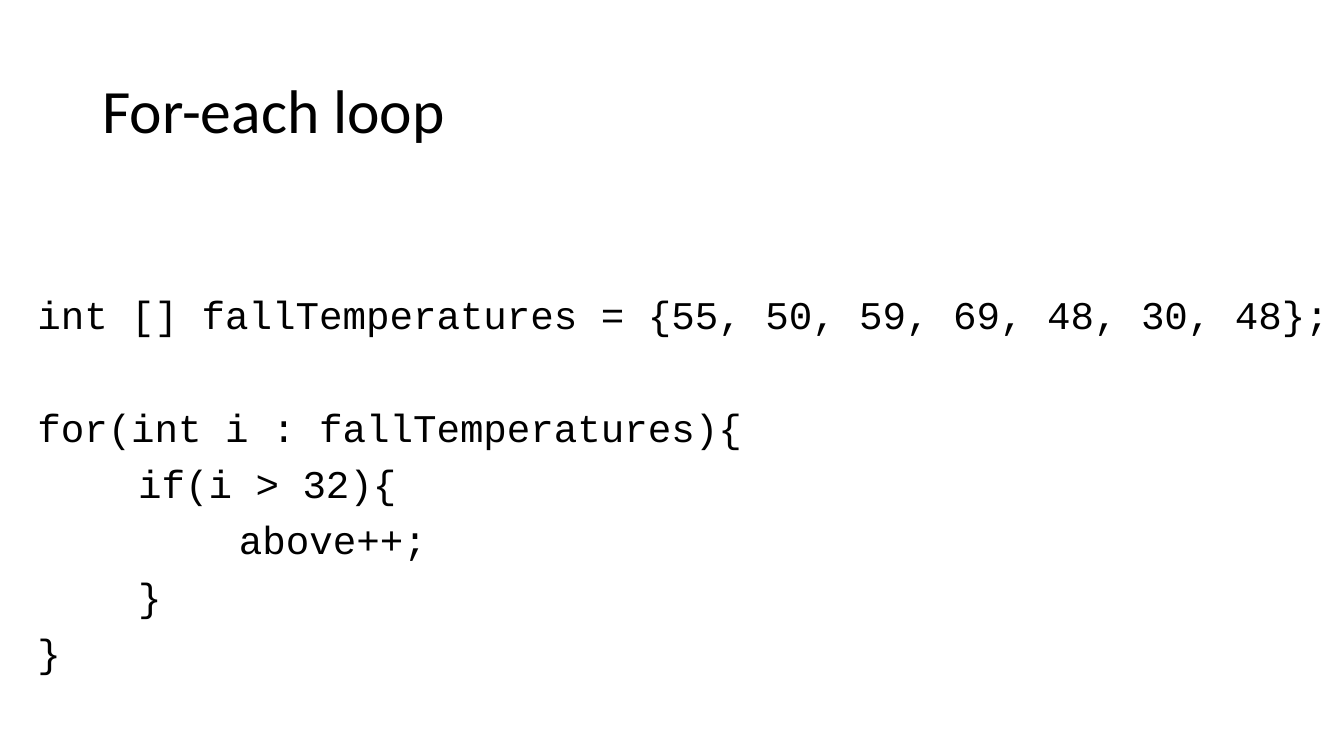
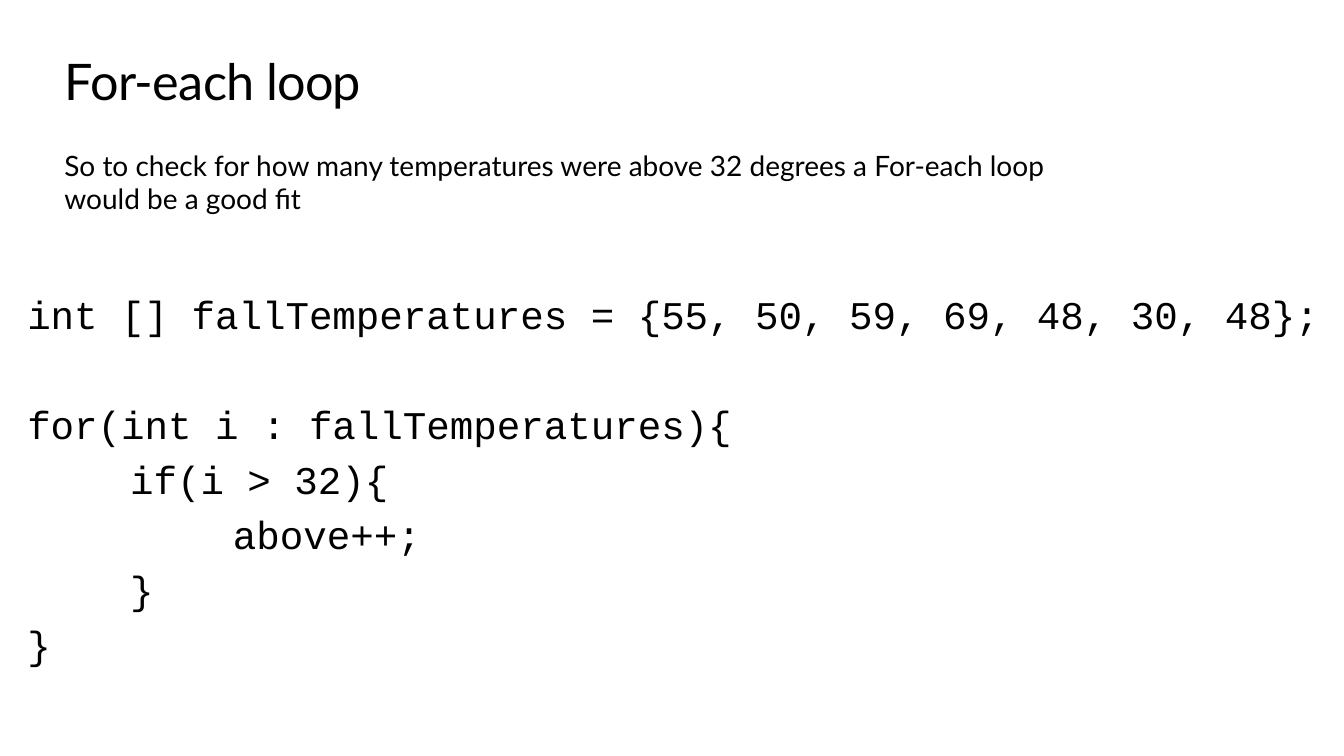
Before and after one commit to TEALSK12/apcsa-public, a slide deck: slide 37 of curriculum/Unit4/Unit4.pptx (slide 33 before the commit). Drawn at 1344x756 pixels with LibreOffice and Linux fonts; fonts in the diff are those of the drawing; background and template pictures are left out. Boxes give left, top, right and bottom in pixels: in the first picture for what was removed or moved away, otherwise in the second. Text is boxed around its words. In the diff, an @@ line names an element or a change of style, - is before the commit and + after.

```diff
--- a/curriculum/Unit4/Unit4.pptx
+++ b/curriculum/Unit4/Unit4.pptx
@@ title "For-each loop": place and size @@
-title "For-each loop" at <box>102,90,444,143</box>
+title "For-each loop" at <box>65,63,361,109</box>
@@ title "For-each loop" at <box>65,63,361,109</box>: size 44 to 36 pt, font Calibri to Lato, letter spacing 0 to -0.5 pt; line spacing 0.9 to 1; vertical alignment middle to top @@
@@ text added at <box>64,155,1044,214</box>, 20 pt, text #000000 @@
+So to check for how many temperatures were above 32 degrees a For-each loop would be a good fit
@@ text "int [] fallTemperatures = {55, ..." at <box>27,301,1319,556</box>: line spacing 0.9 to 1; less space between paragraphs @@
```
Also in this commit, not shown: 63 other slides changed, 19 slides added, 15 slides removed.
